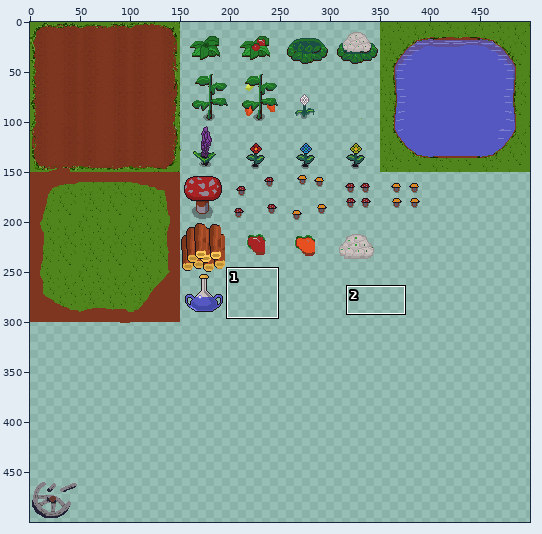
Two states of a sprite sheet, images/ground.png. The first picture is a wide view before the edit; the outline marks the close-up.
Close-up. Before:
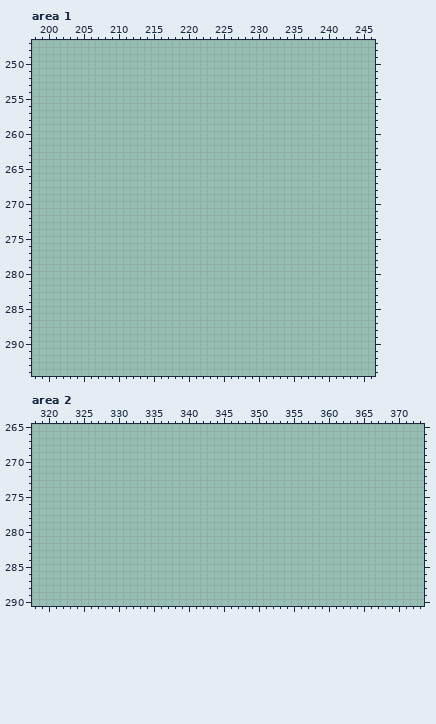
The file is 500x500 pixels. Colours within 5 levels of each other are drawn and written as one. Shown: area 1: x 198..246, y 247..294; area 2: x 318..373, y 265..290. The commit also changed other parts of the picture, which this record leaves out.
The same view after the edit:
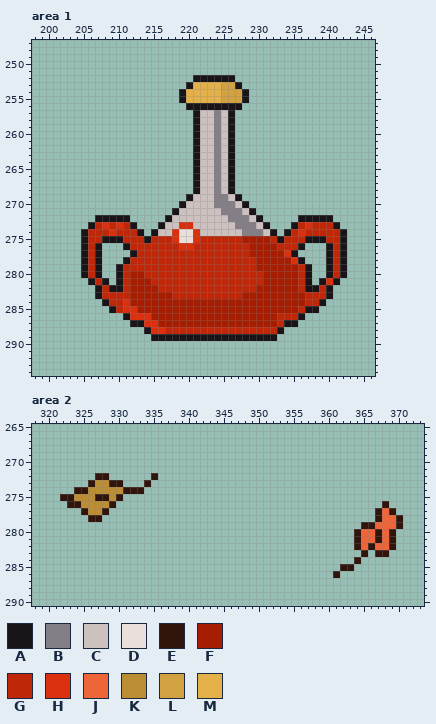
Palette (. is transparent): A #181418  B #847e87  C #ccc1be  D #e9e0dc  E #31140c  F #a61d01  G #c02708  H #db300e  J #ee6539  K #bb8e35  L #d2a242  M #e4b049
Difference:
Area 1:
y 252: x 221..226 ...... -> AAAAAA
y 253: x 220..227 ........ -> AMMMMLLA
y 254..255: x 219..228 .......... -> AMMMMMLLLA
y 256: x 220..227 ........ -> AAAAAAAA
y 257..268: x 221..226 ...... -> ACCBCA
y 269: x 220..227 ........ -> ACCCBBCA
y 270: x 219..228 .......... -> ACCCCBBBCA
y 271: x 218..229 ............ -> ACCCCCCBBBCA
y 272: x 207..211 ..... -> AAAAA; x 217..230 .............. -> ACCCCCCCCBBBCA; x 236..240 ..... -> AAAAA
y 273: x 206..212 ....... -> AGHGHGA; x 216..231 ................ -> ACCHHCCCCCCBBBCA; x 235..241 ....... -> AGHGGGA
y 274: x 205..213 ......... -> AGGGHGGGA; x 215..232 .................. -> ACCHDDHCCCCCCBBBCA; x 234..242 ......... -> AGHGGGGGA
y 275: x 205..242 ...................................... -> AGGAAAGGGAGGGHDDHGGGGGGFFFFGAGGGAAAGGA
y 276: x 205..207 ... -> AGA; x 211..236 .......................... -> AGGGGGGGHHGGGGGGGGFFFFGGGA; x 240..242 ... -> AGA
y 277: x 205..207 ... -> AGA; x 212..235 ........................ -> AGGGGGGGGGGGGGGGGFFFFFHA; x 240..242 ... -> AGA
y 278: x 205..207 ... -> AGA; x 211..236 .......................... -> AGGGGGGGGGGGGGGGGGGFFFFFHA; x 240..242 ... -> AGA
y 279: x 205..207 ... -> AGA; x 210..237 ............................ -> AGGGGGGGGGGGGGGGGGGGFFFFFFGA; x 240..242 ... -> AGA
y 280: x 205..207 ... -> AGA; x 210..237 ............................ -> AGFFGGGGGGGGGGGGGGGGGFFFFFGA; x 240..242 ... -> AGA
y 281: x 206..208 ... -> AGA; x 210..237 ............................ -> AGFFFGGGGGGGGGGGGGGGGFFFFFGA; x 239..241 ... -> AHA
y 282: x 207..240 .................................. -> AGAAGFFFFGGGGGGGGGGGGGGFFFFFFGAAGA
y 283: x 207..240 .................................. -> AGGGGFFFFFFGGGGGGGGGGFFFFFFFFFGGGA
y 284: x 208..239 ................................ -> AGGHFFFFFFFFFFFFFFFFFFFFFFFFFGGA
y 285: x 209..238 .............................. -> AGHHFFFFFFFFFFFFFFFFFFFFFFFGAA
y 286: x 211..236 .......................... -> AHHHFFFFFFFFFFFFFFFFFFGGGA
y 287: x 212..235 ........................ -> AAHHFFFFFFFFFFFFFFFFFGAA
y 288: x 214..233 .................... -> AHHGGGGGGGGGGGGGGGGA
y 289: x 215..232 .................. -> AAAAAAAAAAAAAAAAAA
Area 2:
y 272: x 327..328 .. -> EE; x 335 . -> E
y 273: x 326..330 ..... -> EKKEE; x 334 . -> E
y 274: x 324..333 .......... -> EEKKKKKEEE
y 275: x 322..330 ......... -> EEKKKEEKE
y 276: x 323..329 ....... -> EEKKKKE; x 368 . -> E
y 277: x 325..328 .... -> EKKE; x 367..369 ... -> EJE
y 278: x 326..327 .. -> EE; x 367..370 .... -> EJJE
y 279: x 365..370 ...... -> EEJJJE
y 280..281: x 364..369 ...... -> EJJEJE
y 282: x 364..369 ...... -> EJEJJE
y 283: x 365 . -> E; x 367..368 .. -> EE
y 284: x 364 . -> E
y 285: x 362..363 .. -> EE
y 286: x 361 . -> E
Pixel boxes of the changes (left, top, right, bottom) in both close-ups:
added: (81, 75, 347, 341)
added: (60, 473, 158, 522)
added: (333, 501, 403, 578)
